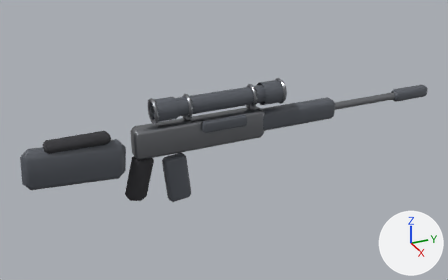
Before and after pictures for a commit that changed the glTF model public/assets/models/dmr.glb.
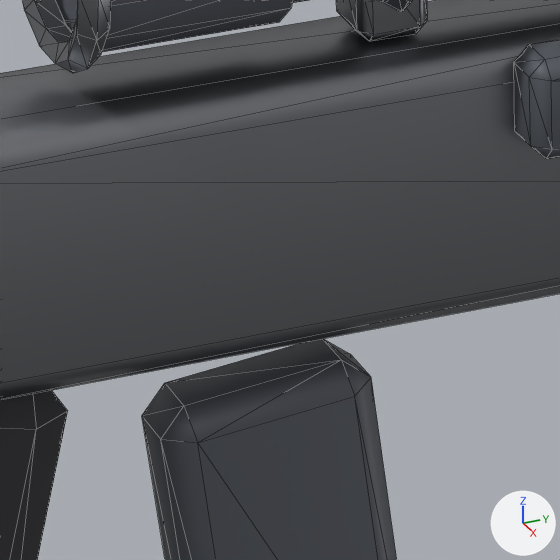
There are two pictures of each version: one whole from a 50 mm camera at (1.218, -0.438, 0.612) aimed at (-0.019, 0.119, -0.006), one close up on the part from 33% to 46% of the width and 42% to 63% of the height. Arrows for +X, +Y and +Z are at lower right; the lights stay in place. The first two pictures are the older version. The close-ups show mesh edges as thin lines. Where no turn or scale is listed for an object, it has been applied to the vertices. Vertices at exactly the same position are counted once.

The scene before the commit, as lines of its bpy script (objects in view):
```python
me_cube_001 = bpy.data.meshes.new('Cube.001')
me_cube_001.from_pydata(...)  # 24 vertices, 44 faces; spans x -0.009..0.009, y -0.055..0.055, z -0.013..0.013
me_cube_001.materials.append(mat_td_steel_painted)  # dark grey #595d65
me_cube_012 = bpy.data.meshes.new('Cube.012')
me_cube_012.from_pydata(...)  # 24 vertices, 44 faces; spans x -0.014..0.014, y -0.0326..0.0326, z -0.0593..0.0593
me_cube_012.materials.append(mat_td_steel_painted)  # dark grey #595d65
me_cylinder = bpy.data.meshes.new('Cylinder')
me_cylinder.from_pydata(...)  # 616 vertices, 1052 faces; spans x -0.031..0.031, y -0.772..0.285, z -0.149..0.095
# faces by material slot: [672, 292, 88]
me_cylinder.materials.append(mat_td_gunmetal)  # grey #8b8e93
me_cylinder.materials.append(mat_td_steel_painted)  # dark grey #595d65
me_cylinder.materials.append(mat_td_rubber)  # dark grey #353538
ob_body = bpy.data.objects.new('body', me_cylinder)
ob_body.location = (0.0, 0.42, 0.04)
ob_bolt = bpy.data.objects.new('bolt', me_cube_001)
ob_bolt.location = (0.027, 0.1, 0.058)
ob_mag = bpy.data.objects.new('mag', me_cube_012)
ob_mag.location = (0.0, -0.01, -0.07)
```
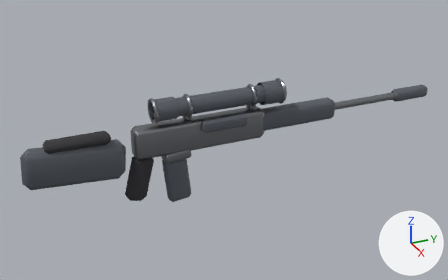
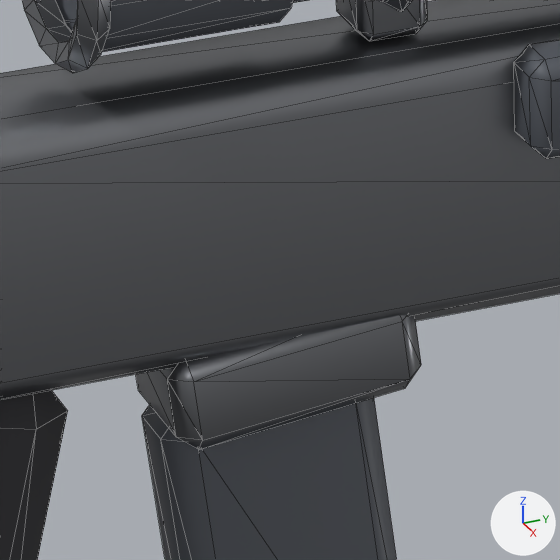
Scene script edits in JSON lines:
```json
{"block": "me_cylinder", "where": "# used by ob_body; location = (0.0, 0.42, 0.04)"}
{"op": "remove", "block": "me_cylinder", "code": "me_cylinder.from_pydata(...)  # 616 vertices, 1052 faces; spans x -0.031..0.031, y -0.772..0.285, z -0.149..0.095"}
{"op": "add", "block": "me_cylinder", "code": "me_cylinder.from_pydata(...)  # 640 vertices, 1096 faces; spans x -0.031..0.031, y -0.772..0.285, z -0.149..0.095"}
{"block": "me_cylinder", "change": "me_cylinder part 1: a new loose piece of 24 vertices spanning x -0.019..0.019, y -0.463..-0.397, z -0.064..-0.032, in mat_td_gunmetal (grey #8b8e93)"}
```

Changed parts and their boxes [x1, y1, x2, y2] in the close-ups (560 x 560 px):
```json
{"part": 1, "of": "me_cylinder", "change": "added", "after": [136, 315, 421, 450]}
```
